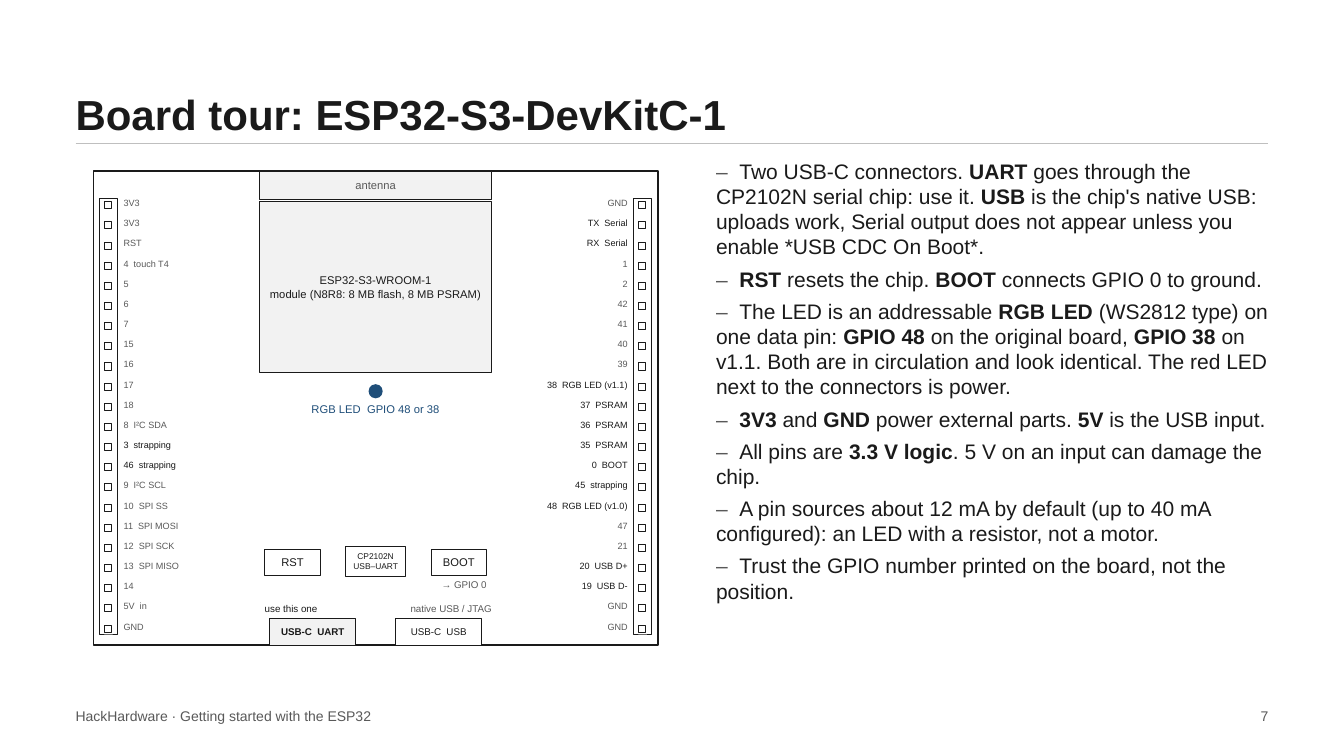
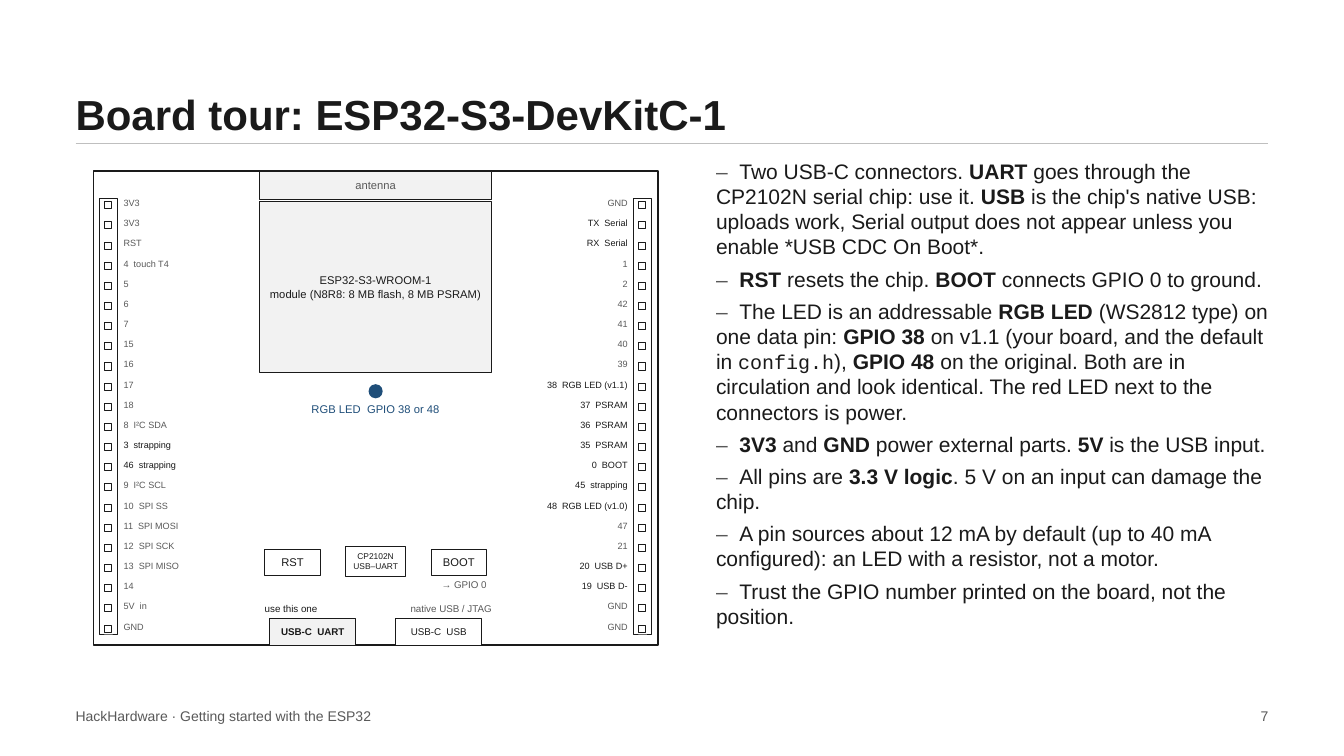
Before and after one commit to galileoisonline/esp32-workshop, a slide deck: slide 7 of slides/ESP32_Workshop.pptx. Drawn at 1344x756 pixels with LibreOffice and Linux fonts; fonts in the diff are those of the drawing. Boxes give left, top, right and bottom in pixels: in the first picture for what was removed or moved away, otherwise in the second. Text is boxed around its words. In the diff, an @@ line names an element or a change of style, - is before the commit and + after.

Commit message:
Update workshop for ESP32-S3-DevKitC-1 hardware
Use the RGB LED on GPIO 38 with GPIO 48 as the original-board fallback,
document the UART and native USB connectors, update S3 pin and peripheral
information, discard the first touch calibration sample, and refresh the deck.

Tested on an ESP32-S3-DevKitC-1: Tasks 1-4 work on hardware; Task 5 boots,
starts its access point and web server, and initializes ESP-NOW successfully.

```diff
--- a/slides/ESP32_Workshop.pptx
+++ b/slides/ESP32_Workshop.pptx
@@ text at (716, 303, 1268, 424): text changed @@
-– The LED is an addressable RGB LED (WS2812 type) on one data pin: GPIO 48 on the original board, GPIO 38 on v1.1. Both are in circulation and look identical. The red LED next to the connectors is power.
+– The LED is an addressable RGB LED (WS2812 type) on one data pin: GPIO 38 on v1.1 (your board, and the default in config.h), GPIO 48 on the original. Both are in circulation and look identical. The red LED next to the connectors is power.
@@ text at (311, 405, 439, 413): text changed @@
-RGB LED GPIO 48 or 38
+RGB LED GPIO 38 or 48
```
Also in this commit, not shown: 1 other slide changed, 17 other files.
